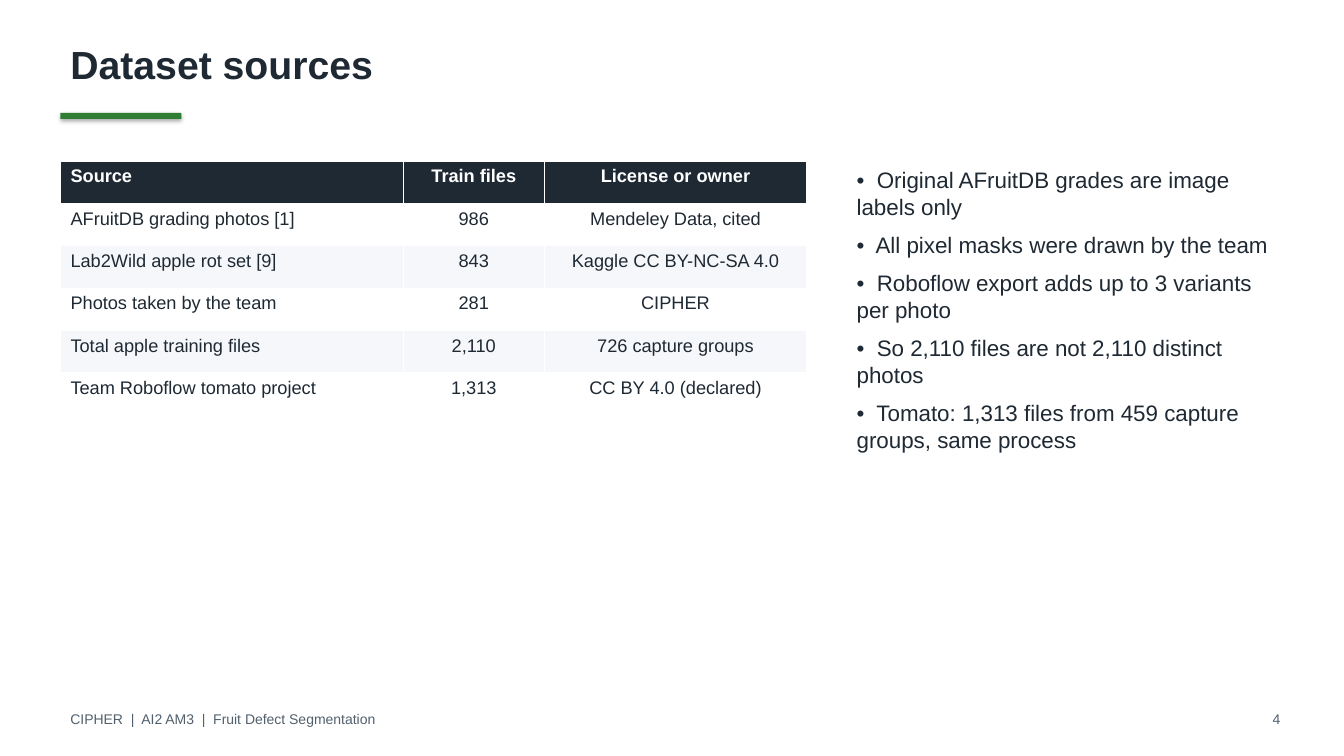
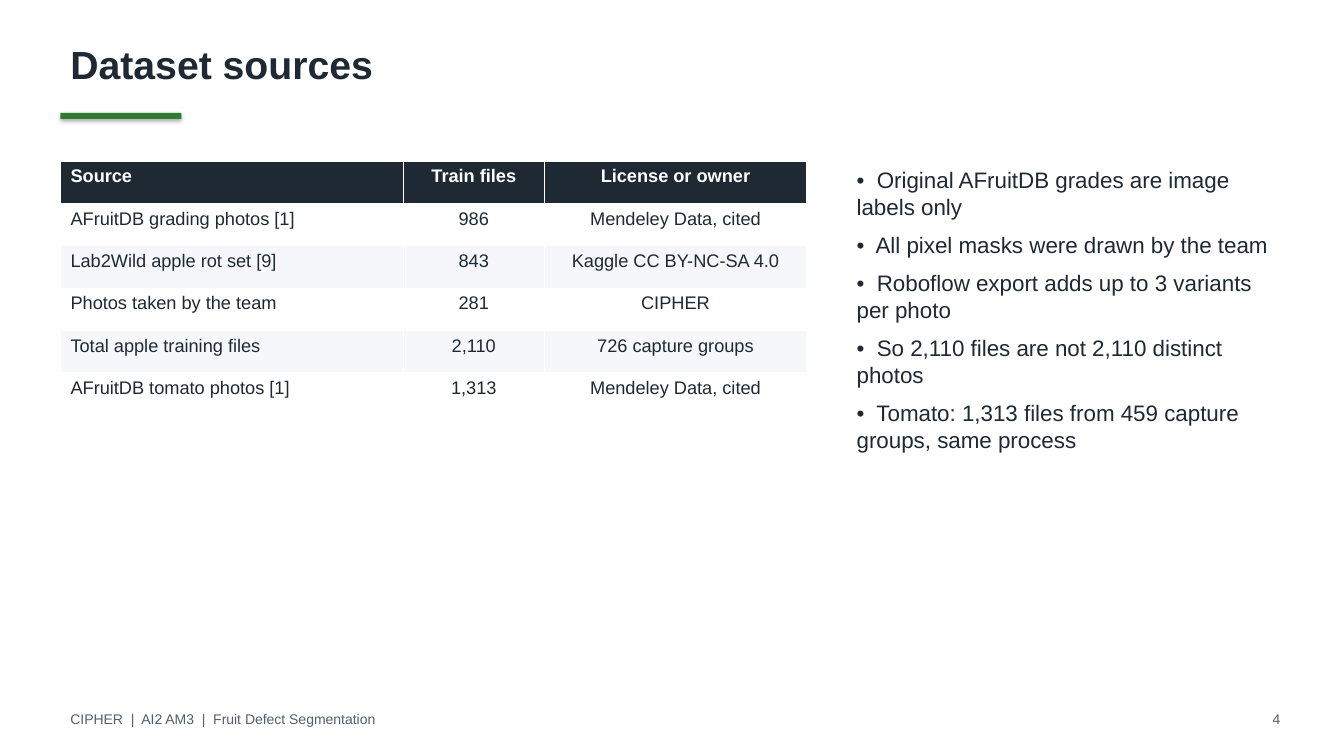
Before and after one commit to deangg/instancesegmentation, a slide deck: slide 4 of slides/CIPHER_AI2_Final_Defense.pptx. Drawn at 1344x756 pixels with LibreOffice and Linux fonts; fonts in the diff are those of the drawing. Boxes give left, top, right and bottom in pixels: in the first picture for what was removed or moved away, otherwise in the second. Text is boxed around its words. In the diff, an @@ line names an element or a change of style, - is before the commit and + after.

```diff
--- a/slides/CIPHER_AI2_Final_Defense.pptx
+++ b/slides/CIPHER_AI2_Final_Defense.pptx
@@ table at <box>60,161,807,415</box> @@
-row 6, column 1: Team Roboflow tomato project
+row 6, column 1: AFruitDB tomato photos [1]
-row 6, column 3: CC BY 4.0 (declared)
+row 6, column 3: Mendeley Data, cited
```
Also in this commit, not shown: 2 other slides changed, 6 other files.
